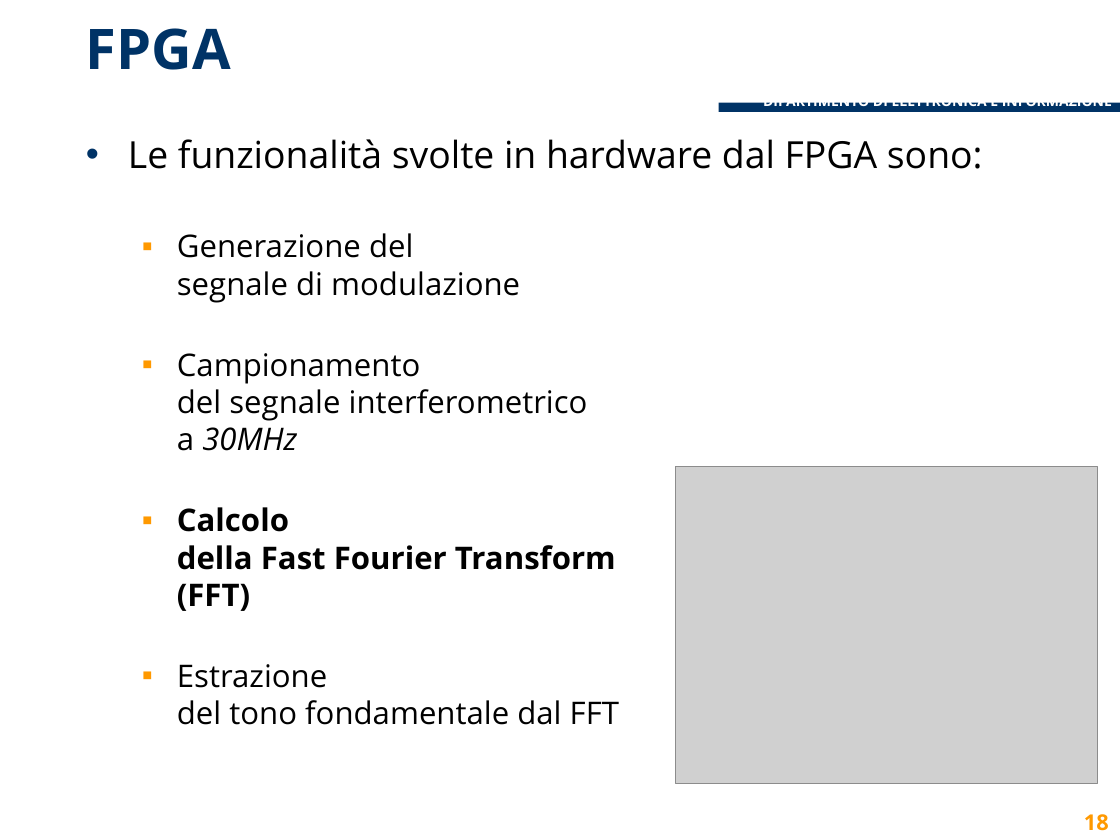
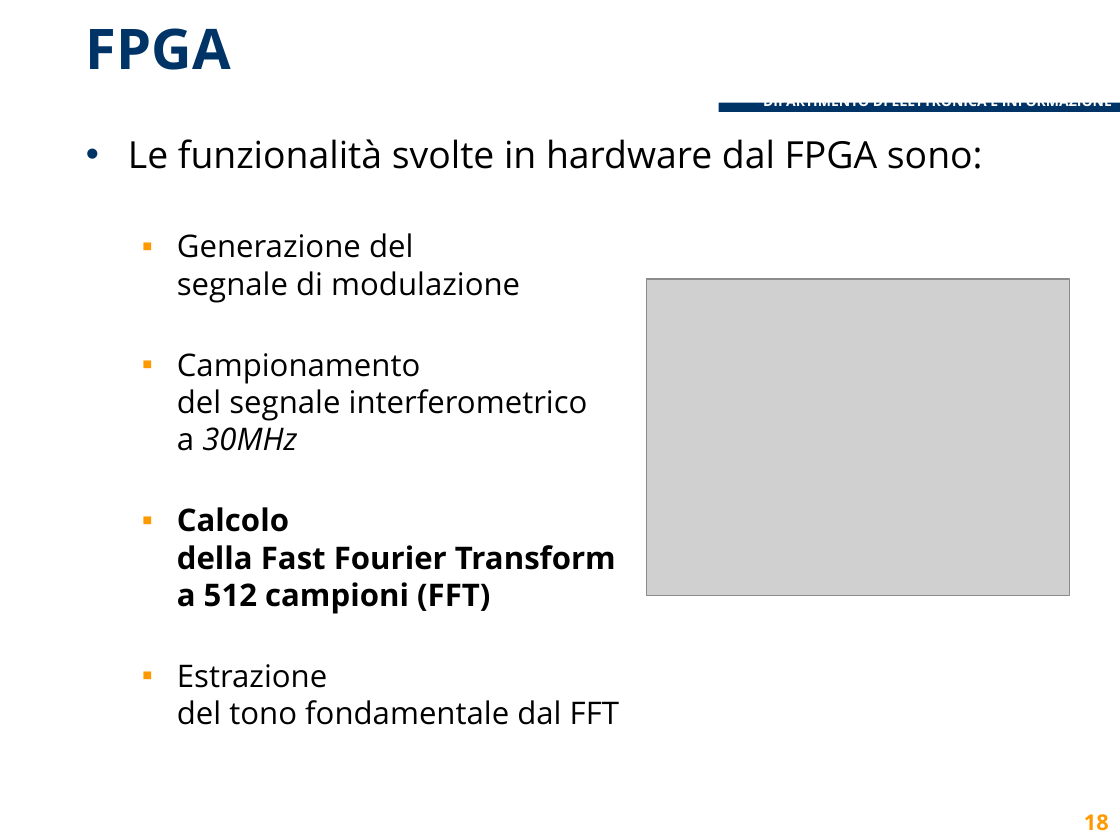
Before and after one commit to lcavagnispolimi/thesis_latex, a slide deck: slide 18 of presentazione_discussione.pptx. Drawn at 1120x840 pixels with LibreOffice and Linux fonts; fonts in the diff are those of the drawing; grey boxes stand for pictures; background and template pictures are left out. Boxes give left, top, right and bottom in pixels: in the first picture for what was removed or moved away, otherwise in the second. Text is boxed around its words. In the diff, an @@ line names an element or a change of style, - is before the commit and + after.

Commit message:
fixed FPGA software architecture slides

```diff
--- a/presentazione_discussione.pptx
+++ b/presentazione_discussione.pptx
@@ picture: place and size @@
-picture at (675, 467, 1098, 784)
+picture at (647, 279, 1070, 596)
@@ text at (177, 507, 616, 614): text changed @@
-  ▪ Calcolo
-    della Fast Fourier Transform
-    (FFT)
+  ▪ Calcolo
+    della Fast Fourier Transform
+    a 512 campioni (FFT)
```
Also in this commit, not shown: 3 other slides changed.
